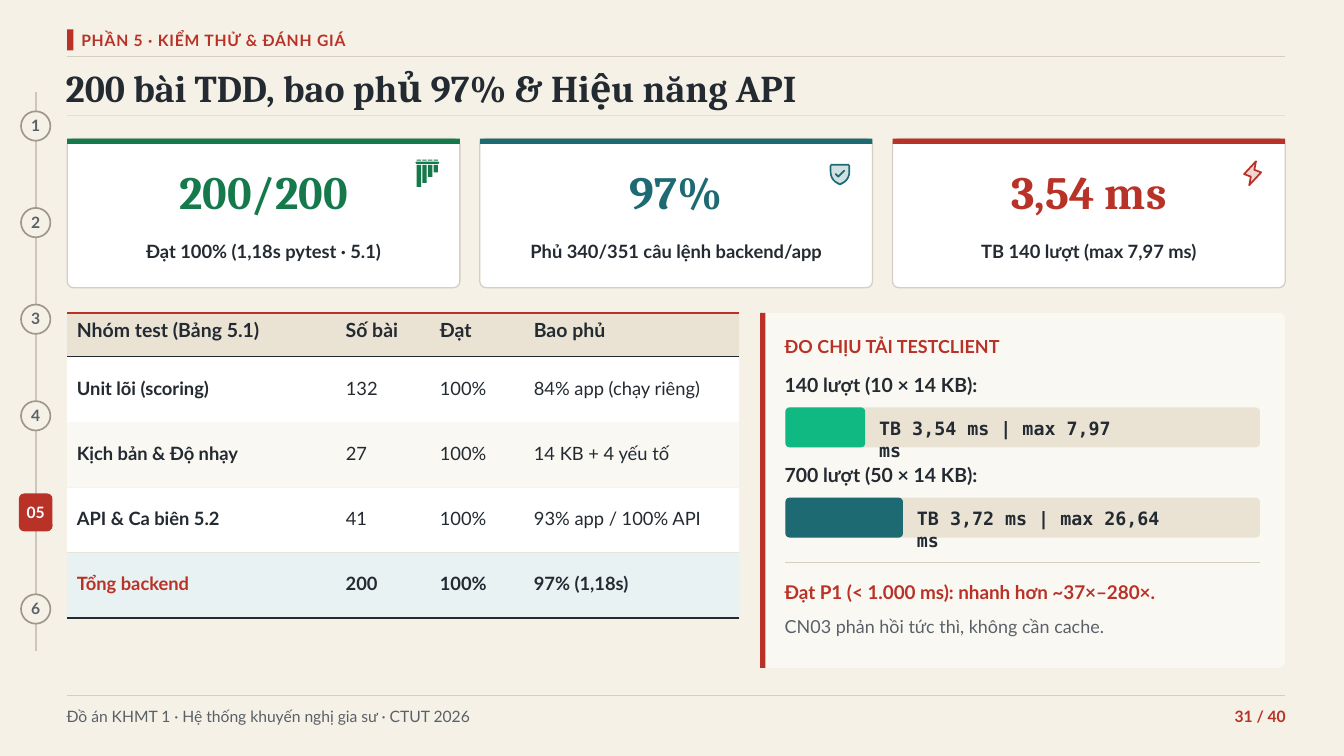
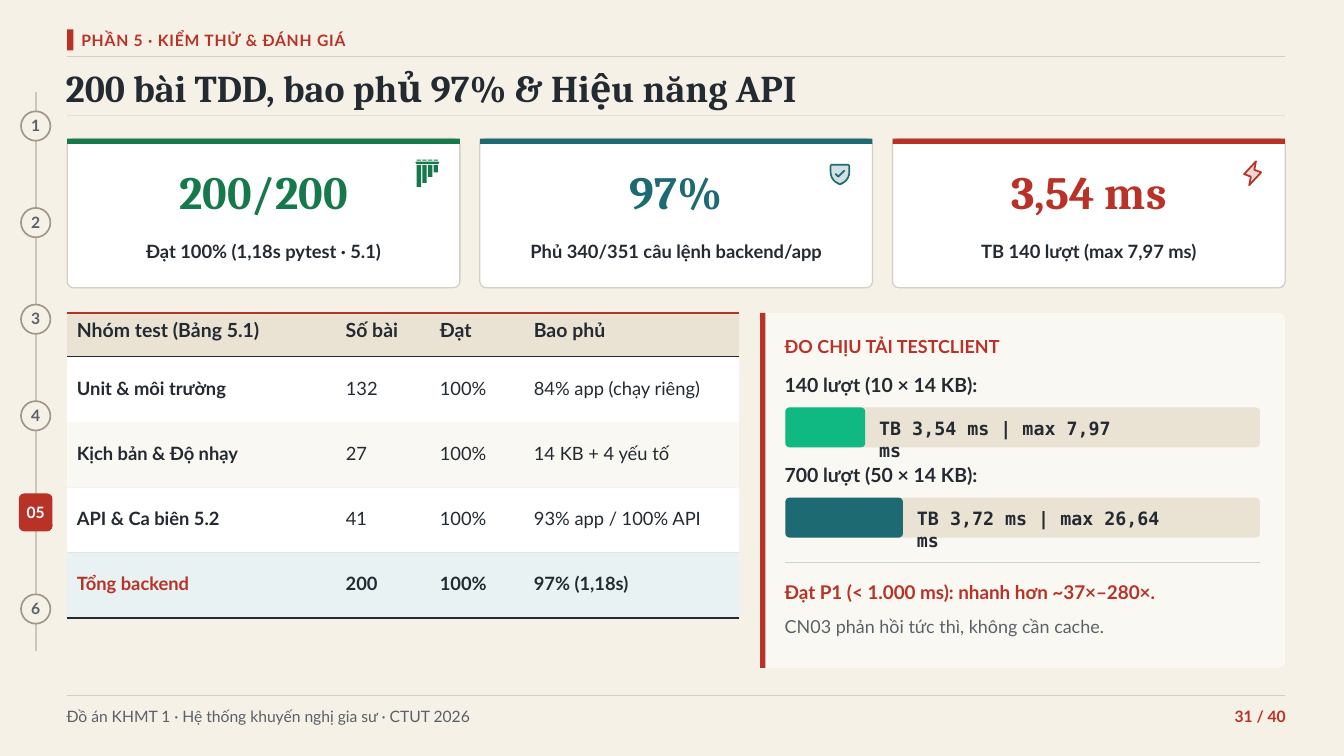
Before and after one commit to tnduckhmt2411011-design/tutor-recommender, a slide deck: slide 31 of docs/thesis/slides/SLIDE_BAO_VE_DO_AN_KHMT1.pptx. Drawn at 1344x756 pixels with LibreOffice and Linux fonts; fonts in the diff are those of the drawing. Boxes give left, top, right and bottom in pixels: in the first picture for what was removed or moved away, otherwise in the second. Text is boxed around its words. In the diff, an @@ line names an element or a change of style, - is before the commit and + after.

```diff
--- a/docs/thesis/slides/SLIDE_BAO_VE_DO_AN_KHMT1.pptx
+++ b/docs/thesis/slides/SLIDE_BAO_VE_DO_AN_KHMT1.pptx
@@ text at (77,381,226,399): text changed @@
-Unit lõi (scoring)
+Unit & môi trường
```
Also in this commit, not shown: 6 other slides changed, 24 other files.
